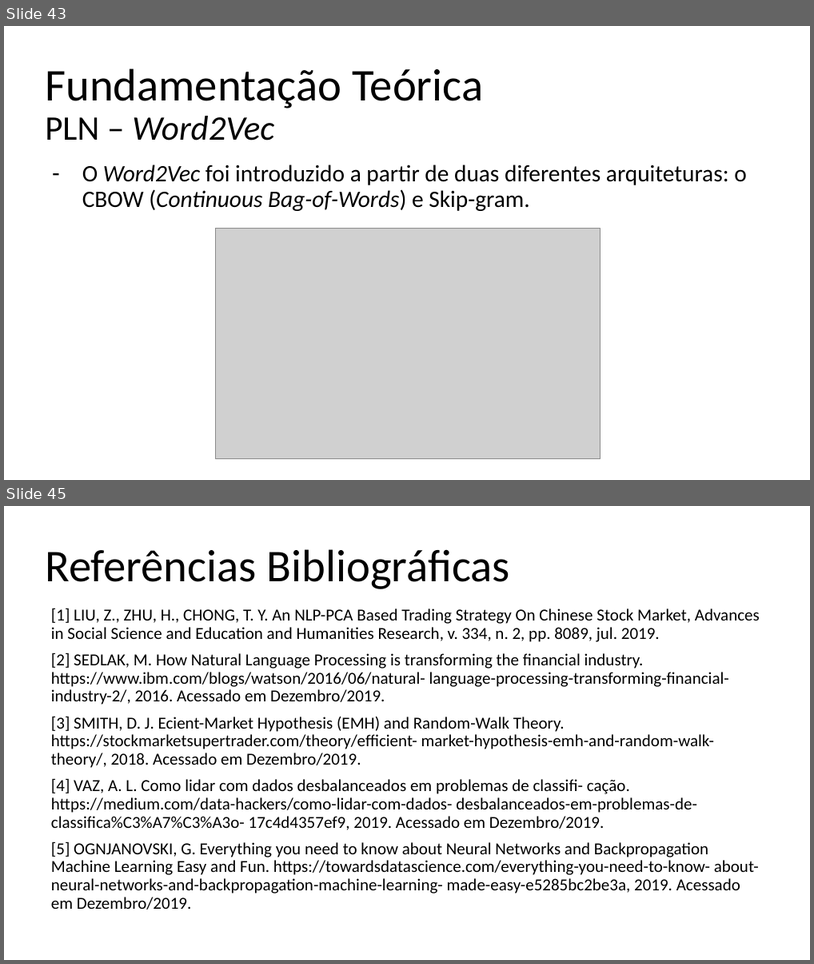
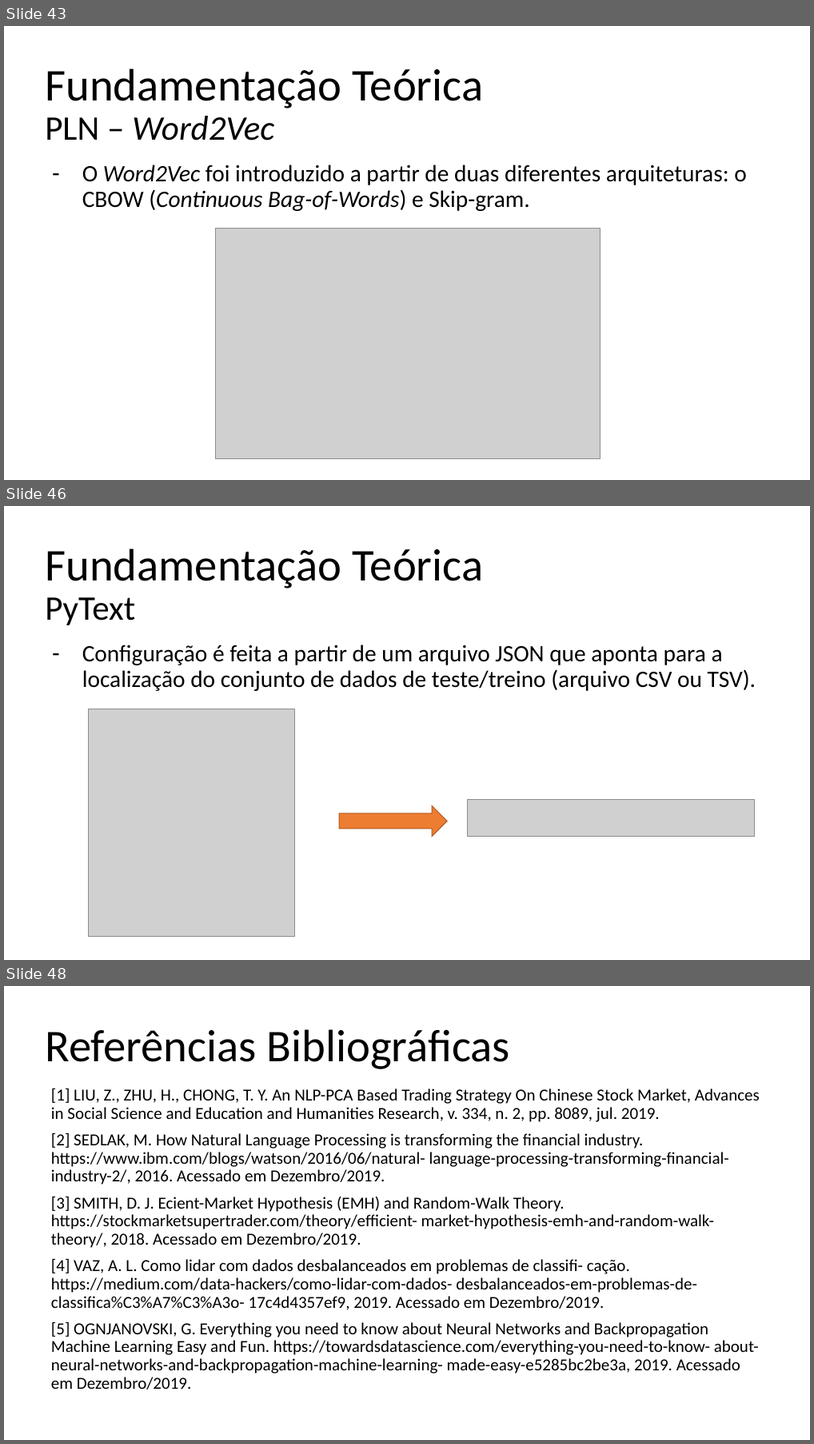
Before and after one commit to lgcanto/tcc, a slide deck: TCC_LGC_V1.pptx. Shown one above the other, each under a label of ours: slides 43 and 45 before the commit, slides 43, 46 and 48 after it; the slides between them are not shown. The pictures are 814x964 and 814x1444 pixels, drawn with LibreOffice and Linux fonts; fonts in the diff are those of the drawing; grey boxes stand for pictures. Boxes give left, top, right and bottom in pixels: in the first picture for what was removed or moved away, otherwise in the second. Text is boxed around its words. In the diff, an @@ line names an element or a change of style, - is before the commit and + after.

Commit message:
Advancing until Obtencao e Tratamento de Dados

```diff
--- a/TCC_LGC_V1.pptx
+++ b/TCC_LGC_V1.pptx
@@ slide 46 added at bbox=[4, 506, 810, 960], background #FFFFFF @@
@@ title added at bbox=[45, 548, 483, 625], 54 pt, text #000000 @@
+Fundamentação Teórica
+PyText
@@ text added at bbox=[82, 644, 756, 691], 28 pt, text #000000 @@
+– Configuração é feita a partir de um arquivo JSON que aponta para a localização do conjunto de dados de teste/treino (arquivo CSV ou TSV).
@@ picture added at bbox=[88, 708, 295, 936] @@
@@ right arrow added at bbox=[339, 805, 447, 836], fill #ED7D31, outline #AF5C24 1 pt @@
@@ picture added at bbox=[467, 800, 755, 836] @@
@@ what was slide 45 is now slide 48 @@
```
Also in this commit, not shown: 3 slides changed, 2 other slides added.
